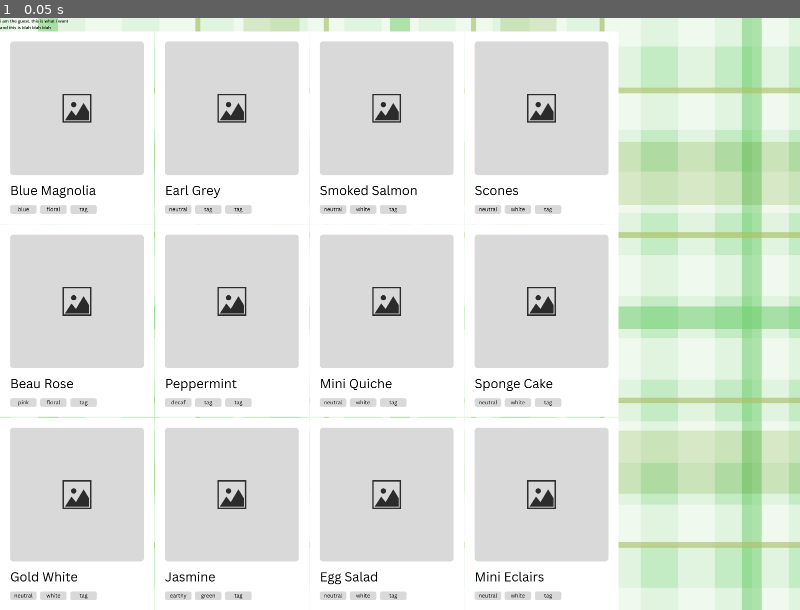
Above: before the commit, frame 1.
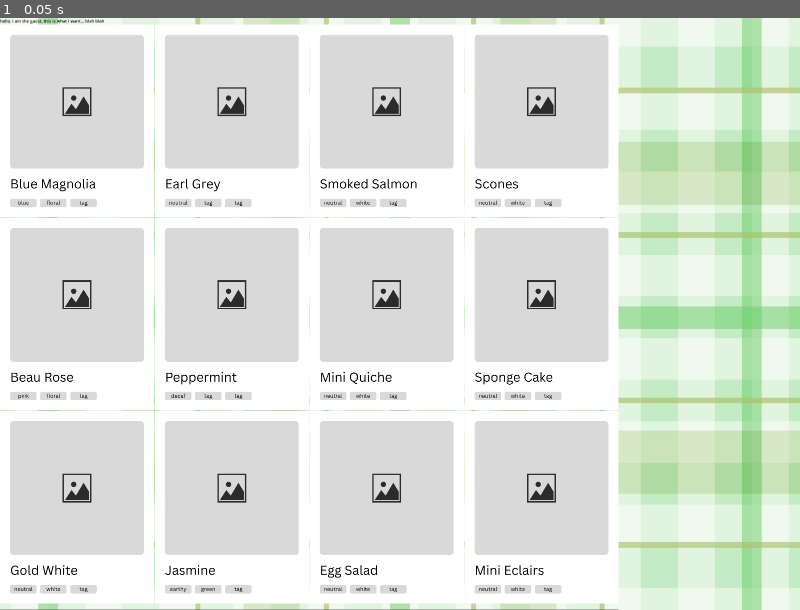
Above: after the commit, the same moment.

Repository: ctln-d/untitled
Game: Godot game, scene res://main.tscn
Two runs of this game, one before a commit and one after it. Both use one fixed random seed, a clock stepped at 60 frames per second and the inputs below. Before the commit the project has no main scene; this scene is started directly in both runs.
Inputs:
- Up to frame 1 (0.05 s): no input

The runs differ from the first frame. In frame 1, 11% of the frame differs, in the area x 0-78%, y 0-100%.

Commit message:
create demo resource files

Diff:
--- /dev/null
+++ b/guest_data.gd
@@ -0,0 +1,17 @@
+class_name GuestData
+extends Resource
+
+@export var name: String
+@export var wants: Array[String]
+@export var color: String
+@export var dislike: String
+
+
+# Called when the node enters the scene tree for the first time.
+func _ready() -> void:
+	pass # Replace with function body.
+
+
+# Called every frame. 'delta' is the elapsed time since the previous frame.
+func _process(delta: float) -> void:
+	pass
--- /dev/null
+++ b/item_data.gd
@@ -0,0 +1,6 @@
+class_name ItemData
+extends Resource
+
+
+@export var name: String
+@export var tags: Array[String]
--- /dev/null
+++ b/items/desserts/eclairs.tres
@@ -0,0 +1,7 @@
+[gd_resource type="Resource" script_class="ItemData" load_steps=2 format=3 uid="uid://ct60626u8q8te"]
+
+[ext_resource type="Script" uid="uid://bed6nbqs4r0d5" path="res://item_data.gd" id="1_enbdb"]
+
+[resource]
+script = ExtResource("1_enbdb")
+metadata/_custom_type_script = "uid://bed6nbqs4r0d5"
--- /dev/null
+++ b/items/desserts/scones.tres
@@ -0,0 +1,7 @@
+[gd_resource type="Resource" script_class="ItemData" load_steps=2 format=3 uid="uid://b6t36wcgqpmfg"]
+
+[ext_resource type="Script" uid="uid://bed6nbqs4r0d5" path="res://item_data.gd" id="1_ejjhn"]
+
+[resource]
+script = ExtResource("1_ejjhn")
+metadata/_custom_type_script = "uid://bed6nbqs4r0d5"
--- /dev/null
+++ b/items/desserts/sponge.tres
@@ -0,0 +1,7 @@
+[gd_resource type="Resource" script_class="ItemData" load_steps=2 format=3 uid="uid://c2trnsl5vyq4o"]
+
+[ext_resource type="Script" uid="uid://bed6nbqs4r0d5" path="res://item_data.gd" id="1_q7okn"]
+
+[resource]
+script = ExtResource("1_q7okn")
+metadata/_custom_type_script = "uid://bed6nbqs4r0d5"
--- /dev/null
+++ b/items/sandwiches/egg_salad.tres
@@ -0,0 +1,7 @@
+[gd_resource type="Resource" script_class="ItemData" load_steps=2 format=3 uid="uid://bm1hcgvsjo3fk"]
+
+[ext_resource type="Script" uid="uid://bed6nbqs4r0d5" path="res://item_data.gd" id="1_wohp1"]
+
+[resource]
+script = ExtResource("1_wohp1")
+metadata/_custom_type_script = "uid://bed6nbqs4r0d5"
--- /dev/null
+++ b/items/sandwiches/quiche.tres
@@ -0,0 +1,7 @@
+[gd_resource type="Resource" script_class="ItemData" load_steps=2 format=3 uid="uid://1vrqrg6rr4cn"]
+
+[ext_resource type="Script" uid="uid://bed6nbqs4r0d5" path="res://item_data.gd" id="1_bdl7g"]
+
+[resource]
+script = ExtResource("1_bdl7g")
+metadata/_custom_type_script = "uid://bed6nbqs4r0d5"
--- /dev/null
+++ b/items/sandwiches/smoked_salmon.tres
@@ -0,0 +1,7 @@
+[gd_resource type="Resource" script_class="ItemData" load_steps=2 format=3 uid="uid://clodgpea4iqcu"]
+
+[ext_resource type="Script" uid="uid://bed6nbqs4r0d5" path="res://item_data.gd" id="1_bihy2"]
+
+[resource]
+script = ExtResource("1_bihy2")
+metadata/_custom_type_script = "uid://bed6nbqs4r0d5"
--- /dev/null
+++ b/items/tea sets/beau_rose.tres
@@ -0,0 +1,9 @@
+[gd_resource type="Resource" script_class="ItemData" load_steps=2 format=3 uid="uid://j8p1dou0m5r"]
+
+[ext_resource type="Script" uid="uid://bed6nbqs4r0d5" path="res://item_data.gd" id="1_50svm"]
+
+[resource]
+script = ExtResource("1_50svm")
+name = "Beau Rose"
+tags = Array[String](["pink", "floral"])
+metadata/_custom_type_script = "uid://bed6nbqs4r0d5"
--- /dev/null
+++ b/items/tea sets/blue_mag.tres
@@ -0,0 +1,7 @@
+[gd_resource type="Resource" script_class="ItemData" load_steps=2 format=3 uid="uid://c2m07b71eonop"]
+
+[ext_resource type="Script" uid="uid://bed6nbqs4r0d5" path="res://item_data.gd" id="1_oll3b"]
+
+[resource]
+script = ExtResource("1_oll3b")
+metadata/_custom_type_script = "uid://bed6nbqs4r0d5"
--- /dev/null
+++ b/items/tea sets/gold_white.tres
@@ -0,0 +1,9 @@
+[gd_resource type="Resource" script_class="ItemData" load_steps=2 format=3 uid="uid://b02jrmaqs5cbt"]
+
+[ext_resource type="Script" uid="uid://bed6nbqs4r0d5" path="res://item_data.gd" id="1_t54n6"]
+
+[resource]
+script = ExtResource("1_t54n6")
+name = "gold_white"
+tags = Array[String](["neutral", "white", "gold"])
+metadata/_custom_type_script = "uid://bed6nbqs4r0d5"
--- /dev/null
+++ b/items/teas/earl_grey.tres
@@ -0,0 +1,9 @@
+[gd_resource type="Resource" script_class="ItemData" load_steps=2 format=3 uid="uid://byo6t7kdmfjgu"]
+
+[ext_resource type="Script" uid="uid://bed6nbqs4r0d5" path="res://item_data.gd" id="1_p2skg"]
+
+[resource]
+script = ExtResource("1_p2skg")
+name = "Earl Grey"
+tags = Array[String](["neutral"])
+metadata/_custom_type_script = "uid://bed6nbqs4r0d5"
--- /dev/null
+++ b/items/teas/jasmine.tres
@@ -0,0 +1,9 @@
+[gd_resource type="Resource" script_class="ItemData" load_steps=2 format=3 uid="uid://c15dwukbn73fh"]
+
+[ext_resource type="Script" uid="uid://bed6nbqs4r0d5" path="res://item_data.gd" id="1_nhey5"]
+
+[resource]
+script = ExtResource("1_nhey5")
+name = "jasmine"
+tags = Array[String](["earthy", "green", "floral"])
+metadata/_custom_type_script = "uid://bed6nbqs4r0d5"
--- /dev/null
+++ b/items/teas/peppermint.tres
@@ -0,0 +1,9 @@
+[gd_resource type="Resource" script_class="ItemData" load_steps=2 format=3 uid="uid://odfjwppr015k"]
+
+[ext_resource type="Script" uid="uid://bed6nbqs4r0d5" path="res://item_data.gd" id="1_7qdkm"]
+
+[resource]
+script = ExtResource("1_7qdkm")
+name = "Peppermint"
+tags = Array[String](["decaf"])
+metadata/_custom_type_script = "uid://bed6nbqs4r0d5"
--- a/main.tscn
+++ b/main.tscn
@@ -1,6 +1,7 @@
-[gd_scene load_steps=14 format=3 uid="uid://dcfub1tbypo17"]
+[gd_scene load_steps=16 format=3 uid="uid://dcfub1tbypo17"]
 
 [ext_resource type="Texture2D" uid="uid://c7ftdyb848ll8" path="res://assets/demo bg.jpg" id="1_ig7tw"]
+[ext_resource type="Script" uid="uid://co44a02oogxe3" path="res://party_controller.gd" id="1_w48qg"]
 [ext_resource type="Texture2D" uid="uid://dfw0kcgvykehl" path="res://assets/cards demo/blue magnolia.png" id="2_ycdy4"]
 [ext_resource type="Texture2D" uid="uid://deiicp1y4i6i7" path="res://assets/cards demo/beau rose.png" id="3_w48qg"]
 [ext_resource type="Texture2D" uid="uid://dou0ojpcob3s4" path="res://assets/cards demo/gold white.png" id="4_vivmo"]
@@ -14,6 +15,22 @@
 [ext_resource type="Texture2D" uid="uid://b3fun0a1midv8" path="res://assets/cards demo/sponge cake.png" id="12_d13ii"]
 [ext_resource type="Texture2D" uid="uid://b4n6mes28m468" path="res://assets/cards demo/mini eclairs.png" id="13_1u8w0"]
 
+[sub_resource type="GDScript" id="GDScript_w48qg"]
+script/source = "extends Button
+
+
+# Called when the node enters the scene tree for the first time.
+func _ready() -> void:
+	pass # Replace with function body.
+
+
+# Called every frame. 'delta' is the elapsed time since the previous frame.
+func _process(delta: float) -> void:
+	pass
+
+
+"
+
 [node name="main" type="Control"]
 layout_mode = 3
 anchors_preset = 15
@@ -21,6 +38,7 @@
 anchor_bottom = 1.0
 grow_horizontal = 2
 grow_vertical = 2
+script = ExtResource("1_w48qg")
 
 [node name="background" type="TextureRect" parent="."]
 layout_mode = 0
@@ -39,77 +57,77 @@
 layout_mode = 2
 theme_type_variation = &"GraphFrameTitleLabel"
 theme_override_colors/font_color = Color(0, 0, 0, 1)
-text = "i am the guest. this is what i want
-and this is blah blah blah"
+text = "hello. i am the guest. this is what i want... blah blah"
 
-[node name="itemContainer" type="HBoxContainer" parent="container"]
+[node name="item_container" type="HBoxContainer" parent="container"]
 layout_mode = 2
 
-[node name="teaSets" type="VBoxContainer" parent="container/itemContainer"]
+[node name="tea_sets" type="VBoxContainer" parent="container/item_container"]
 layout_mode = 2
 
-[node name="blueMag" type="TextureRect" parent="container/itemContainer/teaSets"]
+[node name="blue_mag" type="TextureRect" parent="container/item_container/tea_sets"]
 layout_mode = 2
 texture = ExtResource("2_ycdy4")
 
-[node name="beauRose" type="TextureRect" parent="container/itemContainer/teaSets"]
+[node name="beau_rose" type="TextureRect" parent="container/item_container/tea_sets"]
 layout_mode = 2
 texture = ExtResource("3_w48qg")
 
-[node name="goldWhite" type="TextureRect" parent="container/itemContainer/teaSets"]
+[node name="gold_white" type="TextureRect" parent="container/item_container/tea_sets"]
 layout_mode = 2
 texture = ExtResource("4_vivmo")
 
-[node name="teas" type="VBoxContainer" parent="container/itemContainer"]
+[node name="teas" type="VBoxContainer" parent="container/item_container"]
 layout_mode = 2
 
-[node name="earlGrey" type="TextureRect" parent="container/itemContainer/teas"]
+[node name="earl_grey" type="TextureRect" parent="container/item_container/teas"]
 layout_mode = 2
 texture = ExtResource("5_2cqfq")
 
-[node name="peppermint" type="TextureRect" parent="container/itemContainer/teas"]
+[node name="peppermint" type="TextureRect" parent="container/item_container/teas"]
 layout_mode = 2
 texture = ExtResource("6_yaehf")
 
-[node name="jasmine" type="TextureRect" parent="container/itemContainer/teas"]
+[node name="jasmine" type="TextureRect" parent="container/item_container/teas"]
 layout_mode = 2
 texture = ExtResource("7_074og")
 
-[node name="sandwiches" type="VBoxContainer" parent="container/itemContainer"]
+[node name="sandwiches" type="VBoxContainer" parent="container/item_container"]
 layout_mode = 2
 
-[node name="smokedSalmon" type="TextureRect" parent="container/itemContainer/sandwiches"]
+[node name="smoked_salmon" type="TextureRect" parent="container/item_container/sandwiches"]
 layout_mode = 2
 texture = ExtResource("8_cegan")
 
-[node name="quiche" type="TextureRect" parent="container/itemContainer/sandwiches"]
+[node name="quiche" type="TextureRect" parent="container/item_container/sandwiches"]
 layout_mode = 2
 texture = ExtResource("9_82xsv")
 
-[node name="eggSalad" type="TextureRect" parent="container/itemContainer/sandwiches"]
+[node name="egg_salad" type="TextureRect" parent="container/item_container/sandwiches"]
 layout_mode = 2
 texture = ExtResource("10_getpj")
 
-[node name="desserts" type="VBoxContainer" parent="container/itemContainer"]
+[node name="desserts" type="VBoxContainer" parent="container/item_container"]
 layout_mode = 2
 
-[node name="scones" type="TextureRect" parent="container/itemContainer/desserts"]
+[node name="scones" type="TextureRect" parent="container/item_container/desserts"]
 layout_mode = 2
 texture = ExtResource("11_ryguw")
 
-[node name="sponge" type="TextureRect" parent="container/itemContainer/desserts"]
+[node name="sponge" type="TextureRect" parent="container/item_container/desserts"]
 layout_mode = 2
 texture = ExtResource("12_d13ii")
 
-[node name="eclairs" type="TextureRect" parent="container/itemContainer/desserts"]
+[node name="eclairs" type="TextureRect" parent="container/item_container/desserts"]
 layout_mode = 2
 texture = ExtResource("13_1u8w0")
 
 [node name="feedback" type="Label" parent="container"]
 layout_mode = 2
 
-[node name="finishButton" type="Button" parent="container"]
+[node name="finish_button" type="Button" parent="container"]
 layout_mode = 2
+script = SubResource("GDScript_w48qg")
 
 [node name="result" type="Label" parent="container"]
 layout_mode = 2
--- /dev/null
+++ b/party_controller.gd
@@ -0,0 +1,28 @@
+extends Control
+
+var selected_items: Array[ItemData] = []
+
+var match_color := 0
+var use_dislike := 0
+
+@export var guest: GuestData
+
+# Called when the node enters the scene tree for the first time.
+func _ready() -> void:
+	pass # Replace with function body.
+
+
+# Called every frame. 'delta' is the elapsed time since the previous frame.
+func _process(delta: float) -> void:
+	pass
+
+
+func recalc():
+	match_color = 0
+	use_dislike = 0
+
+	for item in selected_items:
+		if item.color == guest.color:
+			match_color += 1
+		if guest.dislike in item.tags:
+			use_dislike = true
--- a/project.godot
+++ b/project.godot
@@ -11,6 +11,7 @@
 [application]
 
 config/name="untitled"
+run/main_scene="uid://dcfub1tbypo17"
 config/features=PackedStringArray("4.5", "Forward Plus")
 config/icon="res://icon.svg"
 
@@ -18,6 +19,7 @@
 
 window/size/viewport_width=2160
 window/size/viewport_height=1620
+window/size/mode=1
 
 [editor_plugins]
 
Not shown, added: guest_data.gd.uid
Not shown, added: item_data.gd.uid
Not shown, added: party_controller.gd.uid
